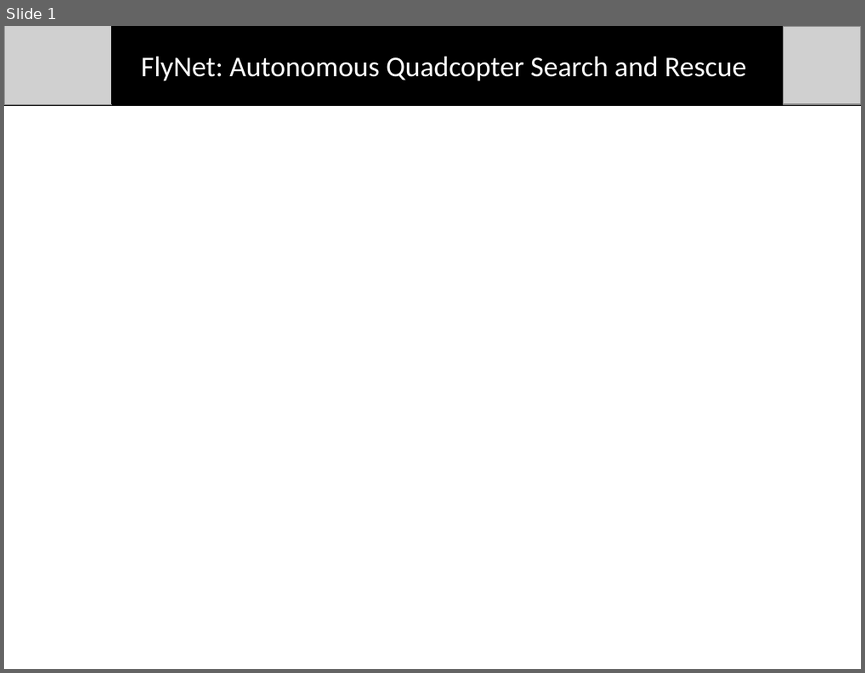
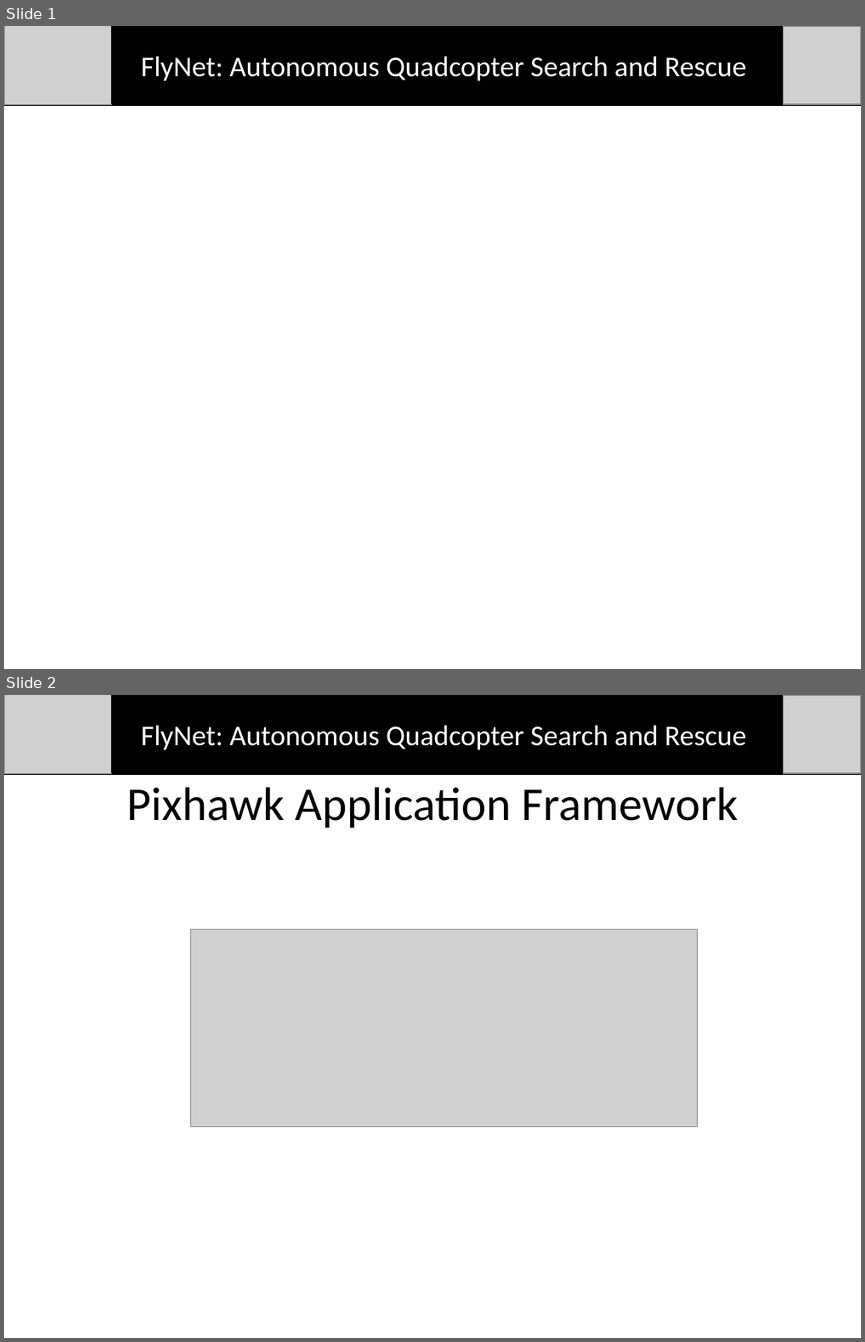
Before and after one commit to dtbinh/FlyNet, a slide deck: Presentations/Mid Semester Review/Individual_Slides/Bryce/Slide template.pptx. Shown one above the other, each under a label of ours: slide 1 before the commit, slides 1 and 2 after it. The pictures are 865x673 and 865x1342 pixels, drawn with LibreOffice and Linux fonts; fonts in the diff are those of the drawing; grey boxes stand for pictures. Boxes give left, top, right and bottom in pixels: in the first picture for what was removed or moved away, otherwise in the second. Text is boxed around its words. In the diff, an @@ line names an element or a change of style, - is before the commit and + after.

```diff
--- a/Presentations/Mid Semester Review/Individual_Slides/Bryce/Slide template.pptx
+++ b/Presentations/Mid Semester Review/Individual_Slides/Bryce/Slide template.pptx
@@ slide 2 added at <box>4,695,861,1338</box>, background #FFFFFF @@
@@ group added at <box>4,695,861,774</box>: 2 pictures, 1 line, 1 rectangle, 1 text @@
+FlyNet: Autonomous Quadcopter Search and Rescue
@@ title added at <box>126,787,738,828</box>, 39.6 pt, text #000000 @@
+Pixhawk Application Framework
@@ picture added at <box>191,929,697,1126</box> @@
```
Also in this commit, not shown: 2 other slides added.
